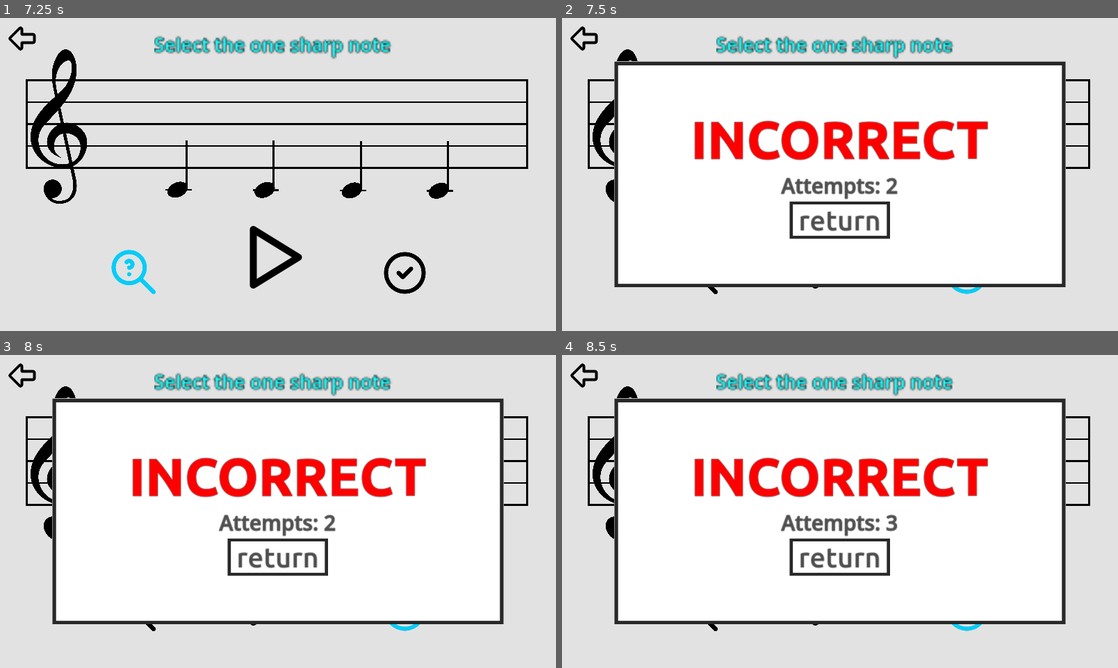
Above: before the commit, frames 1-4 (two rows, left to right).
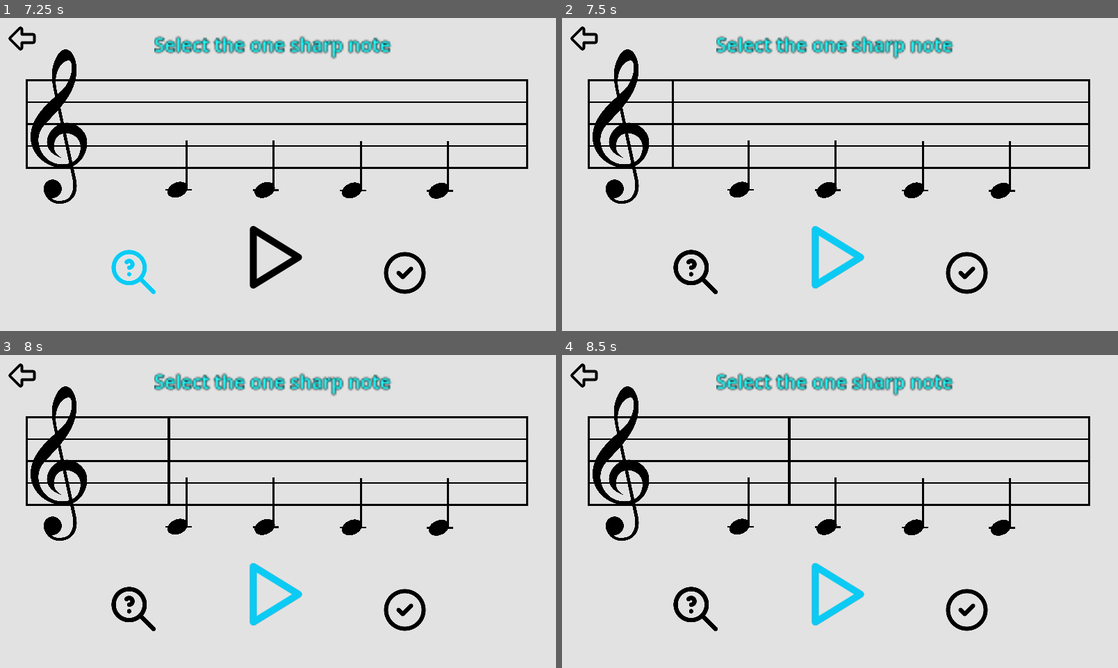
Above: after the commit, the same moments.

Repository: Sniggiho/COMP225-Reluna
Game: Godot game, scene res://Scenes/Tutorial/tutorialScreen.tscn
Two runs of this game, one before a commit and one after it. Both use one fixed random seed, a clock stepped at 60 frames per second and the inputs below. This scene is started directly instead of the project's main scene.
Inputs (mouse positions are in pixels of both pictures, inside the frame that each line leads up to):
- Up to frame 1 (7.25 s): click "1" at 0.5 s; click (22, 39) at 1.25 s; click "2" at 2 s; click (272, 255) at 2.75 s; click (272, 255) at 3.5 s; click (177, 190) at 4.27 s; click (405, 271) at 5 s; click "return" at 5.75 s; click (133, 271) at 6.5 s
- Up to frame 2 (7.5 s): tap Enter (ui_accept) at 7.25 s; move the mouse to (873, 46) at 7.27 s; hold Right (ui_right) from 7.28 s (still down); hold Enter (ui_accept) from 7.28 s (still down)
- Up to frame 3 (8 s): keep holding Right (ui_right); keep holding Enter (ui_accept)
- Up to frame 4 (8.5 s): move the mouse to (728, 527) at 8.02 s; release Right (ui_right) at 8.03 s; release Enter (ui_accept) at 8.03 s; hold Down (ui_down) from 8.03 s (still down); tap Enter (ui_accept) at 8.1, 8.27 s

Frame 1 is identical in both runs. In frame 2, 58% of the frame differs, in the area x 9-91%, y 13-89%; in frame 3, 58%; in frame 4, 58%.
Error after the commit: Trying to assign value of type 'TextureButton' to a variable of type 'Button'. (res://Scenes/firstScene.gd:8)

Commit message:
added a bunch of documentation

Diff:
--- a/Project/Scenes/Feedback.gd
+++ b/Project/Scenes/Feedback.gd
@@ -1,37 +1,41 @@
 extends Window
-var attempts
-@onready var returnButton = $PanelContainer/CenterContainer/MarginContainer/VBoxContainer/HBoxContainer/ReturnButton
-@onready var nextButton = $PanelContainer/CenterContainer/MarginContainer/VBoxContainer/HBoxContainer/NextButton
 
-# Called when the node enters the scene tree for the first time.
-func _ready():
-	pass # Replace with function body.
+## The Feedback screen is a pop up screen that gives you feedback
+## on your performance and serves as the intermediary screen that
+## allows to either navigate back to the current level or advance
+## to the next level
 
+## return button
+@onready var _returnButton = $PanelContainer/CenterContainer/MarginContainer/VBoxContainer/HBoxContainer/ReturnButton
+
+## next button
+@onready var _nextButton = $PanelContainer/CenterContainer/MarginContainer/VBoxContainer/HBoxContainer/NextButton
+
+## controls button functionality of feedback screen
+## "esc" allows for user to force quit and return to current level
+## no focus on return and next button until use arrow keys
+## "enter" will press the button
 func _input(event):
 	if event.is_action_pressed("ui_cancel"):
 		SceneTransition.change_scene("res://Scenes/firstScene.tscn")
-	if returnButton.visible and (event.is_action_pressed("ui_left") or event.is_action_pressed("ui_right") or event.is_action_pressed("ui_down") or event.is_action_pressed("ui_up")):
-		returnButton.grab_focus()
-	if nextButton.visible and (event.is_action_pressed("ui_left") or event.is_action_pressed("ui_right") or event.is_action_pressed("ui_down") or event.is_action_pressed("ui_up")):
-		nextButton.grab_focus()
-	if returnButton.has_focus() and event.is_action_pressed("ui_accept"):
+	if _returnButton.visible and (event.is_action_pressed("ui_left") or event.is_action_pressed("ui_right") or event.is_action_pressed("ui_down") or event.is_action_pressed("ui_up")):
+		_returnButton.grab_focus()
+	if _nextButton.visible and (event.is_action_pressed("ui_left") or event.is_action_pressed("ui_right") or event.is_action_pressed("ui_down") or event.is_action_pressed("ui_up")):
+		_nextButton.grab_focus()
+	if _returnButton.has_focus() and event.is_action_pressed("ui_accept"):
 		hide()
-	if nextButton.has_focus() and event.is_action_pressed("ui_accept"):
+	if _nextButton.has_focus() and event.is_action_pressed("ui_accept"):
 		hide()
 		get_node("../LevelManager")._reset()
 
-# Called every frame. 'delta' is the elapsed time since the previous frame.
-func _process(delta):
-	pass
-
-
+## display feedback window when check button is pressed
 func _on_check_button_pressed():
 	show()
 
-
+## exit out of feedback window when returning to current level
 func _on_return_button_pressed():
 	hide()
 
-
+## exit out of feedback window when moving on to the next level
 func _on_next_button_pressed():
 	hide()
--- a/Project/Scenes/MusicStaff/MusicStaff.gd
+++ b/Project/Scenes/MusicStaff/MusicStaff.gd
@@ -1,6 +1,5 @@
 extends Node2D
 class_name MusicStaff
-
 # creates the actual visualization of the music staff and
 # notes on the screen. Connects callbacks with TuneCreator
 # to allow for user interaction
@@ -23,9 +22,11 @@
 @onready var playBar : PlayBar = $PlayBar
 @onready var path : Path2D = $Path2D
 
+## set the BPM
 func setNotesBPM(numNotes : int, bpm : float) -> void:
 	playBar.setNotesBPM(numNotes, bpm)
 
+## load in the first time enters the scene tree
 func _ready():
 	screenX = get_viewport_rect().size.x
 	screenY = get_viewport_rect().size.y
@@ -51,7 +52,7 @@
 
 	self.get_child(1).get_curve().set_point_position(0,Vector2(xBuffer,0))
 
-
+## draws the music staff
 func _draw():
 	var y = startY
 	for i in range(5):
@@ -82,6 +83,6 @@
 	playBar.points[1] = Vector2(startX, h/2 + 32)
 	playBar.width = lineThickness * 1.5
 
-
+## getter method for the line height
 func getLineHeight() -> float:
 	return self.screenY * lineHeight
--- a/Project/Scenes/Note/Note.gd
+++ b/Project/Scenes/Note/Note.gd
@@ -1,71 +1,100 @@
 extends Control
 class_name Note
-
-@export var detuneCents := 0 # the number of cents out of tune
-@export var noteName := "c3" # default note is c3
+## Note class is an interactable note that encomposses all of
+## the characteristics of a note including note name, note sound,
+## note color, note shape and size, ledger lines
+
+## number of cents detuned
+@export var detuneCents := 0
+
+## the note name, default is c3
+@export var noteName := "c3"
+
+## interactable note button
 @onready var button : Button = $Button
+
+## image of note
 @onready var sprite : Sprite2D = $Button/Sprite2D
 
+## default color of the note
 @export var defaultColor : Color = Color("000000")
+
+## color of note when selected
 @export var selectedColor : Color = Color("e24c59")
+
+## color of note when focused but not selected
 @export var focusedColor : Color = Color("0bccf4")
 
+## if object is selectable
 var selectable : bool = true
+
+## if the note is selected
 var selected : bool = false
+
+## timer
 var timer : Timer
 
+## Music staff's line gap
 var lineHeight : float
 
+## error message for first note will always be in tune
 var text : RichTextLabel
 
+## if debugging of note labels is on
 var noteLabelDebug : bool = false
+
+## note label
 var noteLabel : RichTextLabel
 
 # Called when the node enters the scene tree for the first time.
 func _ready():
 	sprite.modulate = defaultColor
-	pass
 
 # Called every frame. 'delta' is the elapsed time since the previous frame.
 func _process(delta):
 	focusedNote()
 
+## "enter" to select currently focused notes
 func _input(event):
 	if self.has_focus() and event.is_action_pressed("ui_accept"):
 		selected = ! selected
 
+# conversion of cents
 func centsToRatio(cents) -> float:
 	return pow(2, cents/1200.0)
 
+## assign note name
 func setNoteByName(note: String) -> void:
 	note.strip_escapes()
 	note.to_lower()
 	noteName = note
 
+## getter method for the note name
 func getNoteName() -> String:
 	return noteName
 
+## sets the detuned amount
 func setDetuneCents(cents) -> void:
 	detuneCents = cents
 
+## getter method for detuned amount
 func getDetuneCents() -> int:
 	return detuneCents
 
-
+## flips note up or down depending on position on the staff
 func orientation() -> void:
 	_draw()
 	if(noteName[-1] > "4"):
-		var sprite = $Button/Sprite2D
 		sprite.set_flip_h(true)
 		sprite.set_flip_v(true)
 		var height = sprite.texture.get_height()
 		sprite.set_offset(Vector2(0,height*0.55))
 
-
+## draw the ledger lines
 func _draw():
 	createLedgerLines()
-	pass
-
+
+## create ledger lines for the notes
 func createLedgerLines() ->  void:
 	if get_parent():
 		var h : int = hOffset()
@@ -130,9 +159,9 @@
 					)
 			pass
 
-
 	pass
 
+## select the note and change color accordingly
 func select() -> void:
 	if selectable:
 		selected = !selected
@@ -157,6 +186,7 @@
 
 		_timerDeleteRoutine()
 
+## check if note is focused and change color accordingly
 func focusedNote() -> void:
 	if button.has_focus():
 		sprite.modulate = focusedColor
@@ -185,7 +215,7 @@
 
 	timer.queue_free()
 
-
+## toggles color between selected and unselected notes
 func _changeColor() -> void:
 	if selected:
 		sprite.modulate = selectedColor
--- a/Project/Scenes/Tutorial/tutorialScreen.gd
+++ b/Project/Scenes/Tutorial/tutorialScreen.gd
@@ -1,18 +1,24 @@
 extends Node2D
+## First Tutural Level screen
+## level 1 to 12
 
+## first level on this screen
 @onready var level1 = $Level1
+
+## loads in scene first time entering the scene tree
 func _ready():
 	GLevelData.prevScene = "res://Scenes/Tutorial/tutorialScreen.tscn"
 	level1.grab_focus()
 
-## change to menu screen when the escape button is hit
+## "esc" returns back to menu screen
 func _input(event):
 	if event.is_action_pressed("ui_cancel"):
 		SceneTransition.change_scene("res://Scenes/menuScreen.tscn")
 
+## returns to menu screen
 func _on_return_button_pressed():
 	SceneTransition.change_scene("res://Scenes/menuScreen.tscn")
 
-
+## changes to tutorial screen 2
 func _on_next_button_pressed():
 	SceneTransition.change_scene("res://Scenes/Tutorial/tutorialScreen2.tscn")
--- a/Project/Scenes/Tutorial/tutorialScreen2.gd
+++ b/Project/Scenes/Tutorial/tutorialScreen2.gd
@@ -1,6 +1,11 @@
 extends Node2D
+## Second Tutorial Level screen
+## Levels 13 to 24
 
+## first level on this screen
 @onready var level13 = $Level13
+
+## loads in when the scene first enters the scene tree
 func _ready():
 	GLevelData.prevScene = "res://Scenes/Tutorial/tutorialScreen2.tscn"
 	level13.grab_focus()
@@ -10,5 +15,6 @@
 	if event.is_action_pressed("ui_cancel"):
 		SceneTransition.change_scene("res://Scenes/Tutorial/tutorialScreen.tscn")
 
+## changes to the previous tutorial screen
 func _on_return_button_pressed():
 	SceneTransition.change_scene("res://Scenes/Tutorial/tutorialScreen.tscn")
--- a/Project/Scenes/firstScene.gd
+++ b/Project/Scenes/firstScene.gd
@@ -1,17 +1,35 @@
 extends Node2D
+## Main Scene that users interact with
+## play a chain of notes and select the out of tune ones
+## interact with notes and other buttons
+## move on to next level or back to tutorial levels
 
-@onready var playButton = $PlayButton
-@onready var returnButton = $ReturnButton
-@onready var hintButton = $HintButton
-@onready var checkButton = $CheckButton
-@onready var middleNote = len(GLevelData.notes) / 2
-@onready var notes = $LevelManager.getTuneCreator().getListOfNotes()
-var attempts
-var firstFocused = false
+## play button
+@onready var playButton : Button = $PlayButton
+
+## return button
+@onready var returnButton : Button = $ReturnButton
+
+## TODO: hint button
+@onready var hintButton : Button = $HintButton
+
+## button that checks our answers
+@onready var checkButton : Button = $CheckButton
+
+## the most centered note, use this for button navigation
+@onready var middleNote : int = len(GLevelData.notes) / 2
+
+## array of notes
+@onready var notes : Array = $LevelManager.getTuneCreator().getListOfNotes()
+
+## if the any elements are focused on the screen
+var firstFocused : bool = false
+
+## load in the scene when it first enters the scene tree
 func _ready():
 	setUpFocusNeighbors()
 
-## change to previous scene when escape button is hit
+## takes in keyboard inputs
 func _input(event):
 	if event.is_action_pressed("ui_cancel"):
 		SceneTransition.change_scene(GLevelData.prevScene)
@@ -19,12 +37,11 @@
 		firstFocused = true
 		playButton.grab_focus()
 
-func _on_play_button_pressed():
+## play the notes when the playbar is pressed
+func _on_play_button_pressed() -> void:
 	$MusicStaff.playBar.play()
 
-func numAttempts() -> int:
-	return 1
-
+## set up the connections between all the interactable buttons
 func setUpFocusNeighbors() -> void:
 	playButton.focus_neighbor_top = playButton.get_path_to(notes[middleNote].get_node("Button"))
 	notes[middleNote].get_node("Button").focus_neighbor_bottom = notes[middleNote].get_node("Button").get_path_to(playButton)
--- a/Project/Scenes/sceneTransition.gd
+++ b/Project/Scenes/sceneTransition.gd
@@ -1,5 +1,9 @@
 extends CanvasLayer
+## Fade in and fade out scene transition effect
+## can be used to go between any scenes
 
+## Takes in the target scene you want to travel to
+## changes the scene with the effect
 func change_scene(target: String) -> void:
 	$AnimationPlayer.play("dissolve")
 	await $AnimationPlayer.animation_finished
